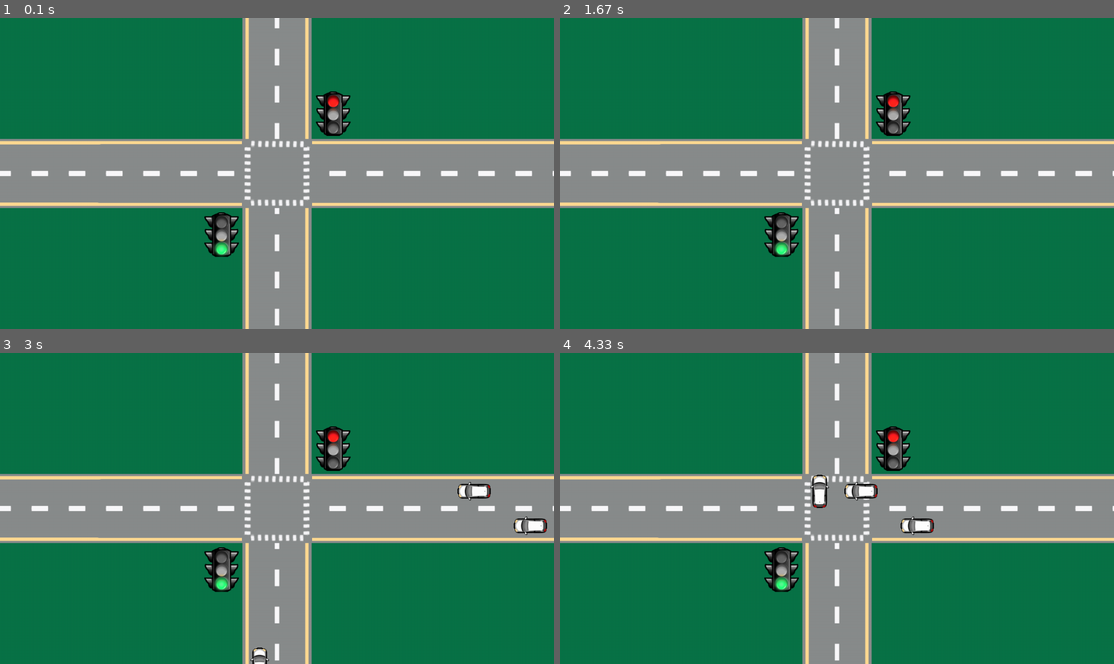
Above: before the commit, frames 1-4 (two rows, left to right).
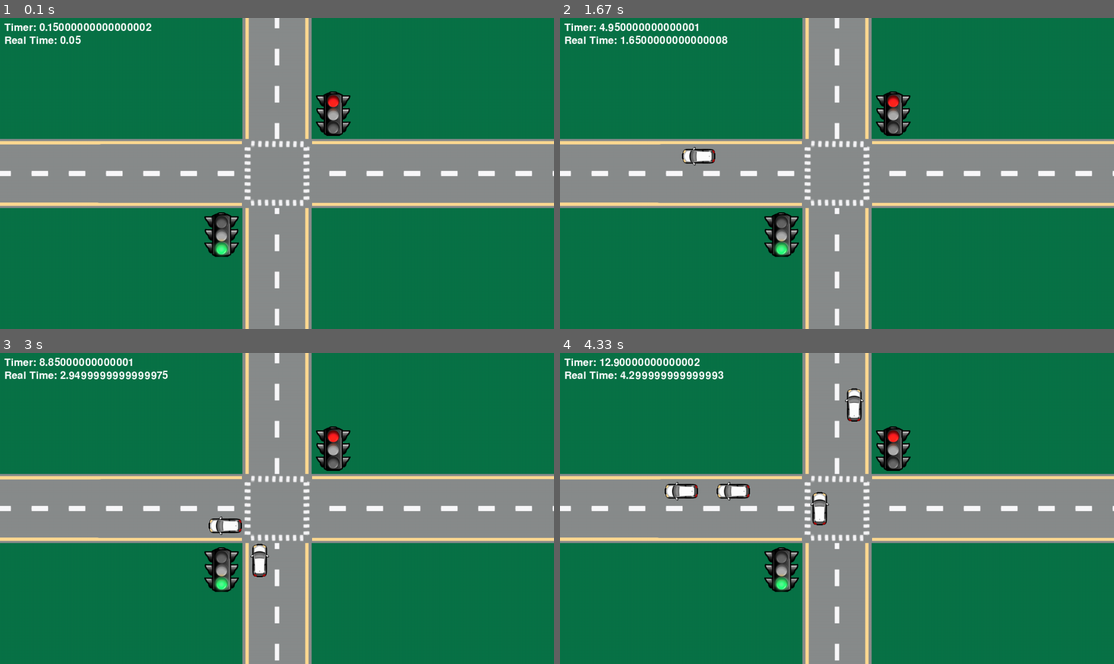
Above: after the commit, the same moments.

Repository: IChaudhry892/csce-4430-project
Game: pygame game, started from pygame-traffic-test/main.py
The game is run twice, just before and just after one commit, with the same random seed, the same clock (stepped at 60 frames per second) and the same inputs.
Inputs:
- Up to frame 1 (0.1 s): no input
- Up to frame 2 (1.67 s): no input
- Up to frame 3 (3 s): no input
- Up to frame 4 (4.33 s): no input

The runs differ from the first frame. In frame 1, 0.6% of the frame differs, in the area x 0-28%, y 1-9%; in frame 2, 1.1%; in frame 3, 2.0%; in frame 4, 2.4%, in the area x 0-68%, y 1-59%.

Commit message:
Update main.py
Add real-time and virtual-time timers, adjust the frame rate to 20 FPS, and add a stop time for the simulation.

Diff:
--- a/pygame-traffic-test/main.py
+++ b/pygame-traffic-test/main.py
@@ -13,6 +13,7 @@
 ROAD_WIDTH = 160
 VEHICLE_WIDTH = 80
 VEHICLE_HEIGHT = 60
+VEHICLE_VELOCITY = 40
 TRAFFIC_SIGNAL_WIDTH = 80
 TRAFFIC_SIGNAL_HEIGHT = 106
 LANE_STARTING_POSITIONS = {
@@ -21,6 +22,10 @@
     "horizontal_road_left_lane": [SCREEN_WIDTH, (SCREEN_HEIGHT // 2) + (ROAD_WIDTH // 4) - (VEHICLE_HEIGHT // 2)],
     "horizontal_road_right_lane": [SCREEN_WIDTH, (SCREEN_HEIGHT // 2) - (ROAD_WIDTH // 4) - (VEHICLE_HEIGHT // 2)]
 }
+SPEED_FACTOR = 3.0      # Simulation runs 3x faster than real time
+REAL_TIME = 0.0         # Real-time elapsed in seconds
+TIMER = 0.0             # Virtual time elapsed in seconds
+STOP_REAL_TIME = 30.0   # Stop simulation after 30 real-time seconds
 
 # Load the images
 car_west_image = pygame.image.load("Graphics/VehicleGraphics/car-west.png")
@@ -120,6 +125,13 @@
     for vehicle in vehicles:
         vehicle.draw(screen)
 
+    # Display timer
+    font = pygame.font.SysFont(None, 36)
+    timer_text = font.render(f'Timer: {TIMER}', True, (255, 255, 255))
+    real_time_text = font.render(f'Real Time: {REAL_TIME}', True, (255, 255, 255))
+    screen.blit(timer_text, (10, 10))
+    screen.blit(real_time_text, (10, 40))
+
     pygame.display.update()
 
 # Helper function to spawn a vehicle
@@ -128,14 +140,17 @@
     lane_id = random.choice(["left_lane", "right_lane"])
 
     if road_id == "vertical_road":
-        return Vehicle(VEHICLE_HEIGHT, VEHICLE_WIDTH, 5, car_north_image, road_id, lane_id)
+        return Vehicle(VEHICLE_HEIGHT, VEHICLE_WIDTH, VEHICLE_VELOCITY, car_north_image, road_id, lane_id)
     elif road_id == "horizontal_road":
-        return Vehicle(VEHICLE_WIDTH, VEHICLE_HEIGHT, 5, car_west_image, road_id, lane_id)
+        return Vehicle(VEHICLE_WIDTH, VEHICLE_HEIGHT, VEHICLE_VELOCITY, car_west_image, road_id, lane_id)
 
 # Main simulation loop
 while running:
+    if REAL_TIME == STOP_REAL_TIME:
+        break
+
     # Create vehicle object
-    if random.randint(1, 60) == 1: # Object has a 1/60 change of spawning every frame
+    if random.randint(1, 20) == 1: # Object has a 1/60 change of spawning every frame
         vehicles.append(spawnVehicle())
 
     # Update the vehicles
@@ -152,6 +167,9 @@
 
     # pygame.display.update()
     redrawGameWindow()
-    clock.tick(60)
+    real_time_per_frame = clock.tick(20) / 1000 # 20 fps
+    REAL_TIME += real_time_per_frame
+    TIMER += real_time_per_frame * SPEED_FACTOR
+    print(real_time_per_frame)
 
 pygame.quit()
